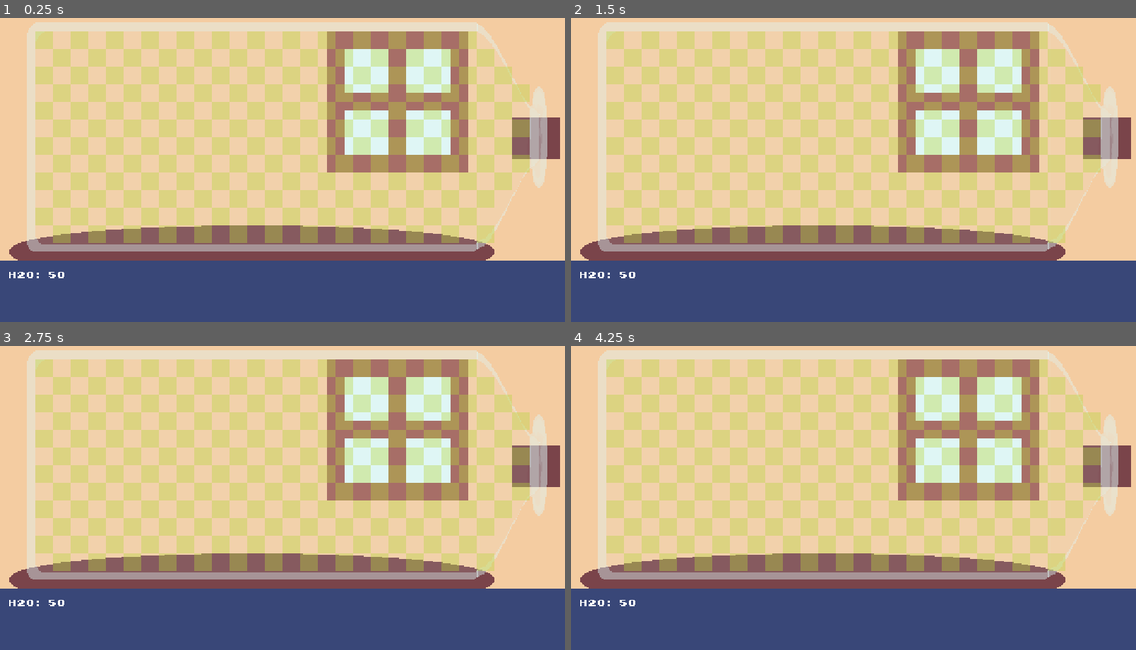
Above: before the commit, frames 1-4 (two rows, left to right).
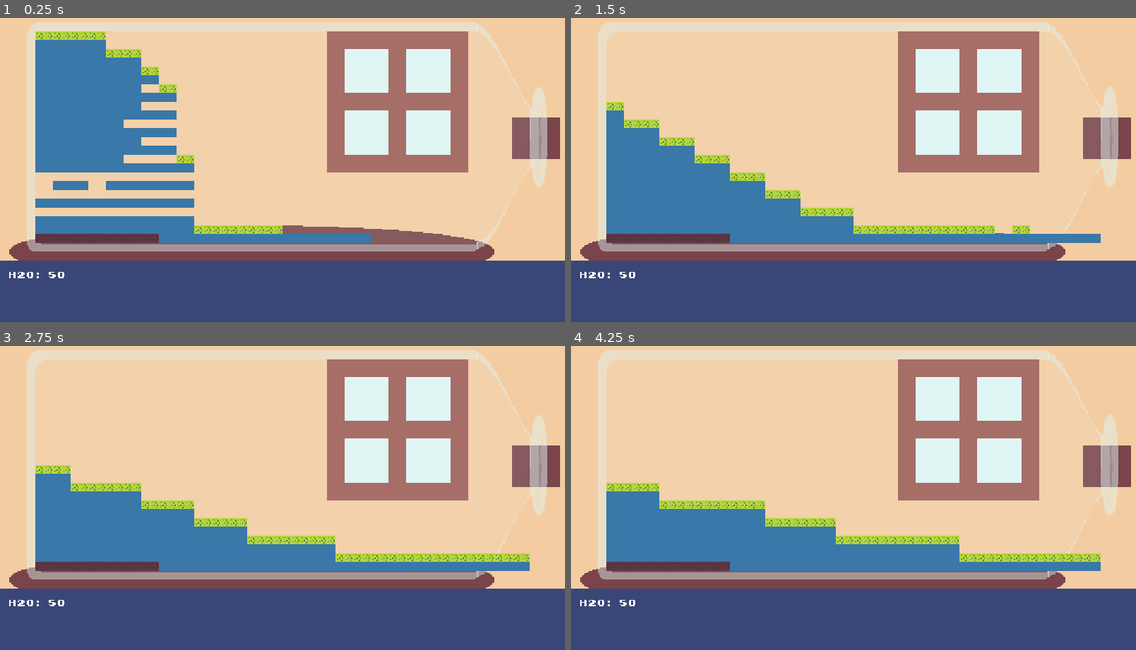
Above: after the commit, the same moments.

Repository: lservant/microverse-manager
Game: Godot game, scene res://main.tscn
Same seed, same stepped clock (60 frames per second), same inputs: the game is played once before the commit and once after it.
Inputs (mouse positions are in pixels of both pictures, inside the frame that each line leads up to):
- Up to frame 1 (0.25 s): no input
- Up to frame 2 (1.5 s): move the mouse to (977, 148) at 0.52 s; click (977, 148) at 0.67 s; move the mouse to (740, 179) at 1.27 s; click (740, 179) at 1.42 s
- Up to frame 3 (2.75 s): move the mouse to (339, 422) at 2.02 s; click (339, 422) at 2.17 s
- Up to frame 4 (4.25 s): move the mouse to (825, 555) at 2.77 s; click (825, 555) at 2.92 s; tap Enter at 3.5 s; move the mouse to (1023, 537) at 3.52 s; click (1023, 537) at 3.67 s

The runs differ from the first frame. In frame 1, 37% of the frame differs, in the area x 6-94%, y 4-75%; in frame 2, 36%; in frame 3, 36%; in frame 4, 36%.

Commit message:
bugfixes and premature optimizations

Diff:
--- a/bottle/bottle_cell.gd
+++ b/bottle/bottle_cell.gd
@@ -9,6 +9,7 @@
 func update_resources() -> void:
   move_water()
   move_nutrients()
+  move_organics()
 
 func move_water() -> void:
   var water = resources.get_resource(ResourcePool.ResourceType.WATER)
@@ -17,7 +18,7 @@
   var was_dropped = false
   if not is_bottom():
     was_dropped = drop_resource(ResourcePool.ResourceType.WATER)
-  if water.amount < 3 or was_dropped:
+  if water.amount < 3:
     return
   spill_resource(ResourcePool.ResourceType.WATER)
 
@@ -37,9 +38,20 @@
   if not is_bottom() and water.amount <= 0:
       was_dropped = drop_resource(ResourcePool.ResourceType.NUTRIENTS)
 
-  if nuts.amount == 0 or was_dropped or was_lifted:
+  if nuts.amount == 0:
     return
   spill_resource(ResourcePool.ResourceType.NUTRIENTS)
+
+func move_organics() -> void:
+  var organics = resources.get_resource(ResourcePool.ResourceType.ORGANICS)
+  if organics.amount == 0:
+    return
+  var was_dropped = false
+  if not is_bottom():
+    was_dropped = drop_resource(ResourcePool.ResourceType.ORGANICS)
+  if organics.amount < 50:
+    return
+  spill_resource(ResourcePool.ResourceType.ORGANICS)
 
 func spill_resource(resource_type: ResourcePool.ResourceType) -> void:
   var rsrc = resources.get_resource(resource_type)
@@ -61,18 +73,18 @@
 
   elif neighbors.left != null:
     var left_rsrc = neighbors.left.resources.get_resource(resource_type)
-    spill_one_side(left_rsrc, rsrc)
+    spill_one_side(left_rsrc, rsrc, neighbors.left)
 
   elif neighbors.right != null:
     var right_rsrc = neighbors.right.resources.get_resource(resource_type)
-    spill_one_side(right_rsrc, rsrc)
-
-func spill_one_side(side_rsrc: ResourceInfo, rsrc: ResourceInfo):
+    spill_one_side(right_rsrc, rsrc, neighbors.right)
+
+func spill_one_side(side_rsrc: ResourceInfo, rsrc: ResourceInfo, neighbor: BottleCell) -> void:
   if side_rsrc.amount < RESOURCE_LIMIT && side_rsrc.amount < rsrc.amount:
     var total: int = side_rsrc.amount + rsrc.amount
     var amount_to_move = total / 2 - side_rsrc.amount
     if amount_to_move <= rsrc.amount:
-      move_resource(rsrc.resource_type, amount_to_move, neighbors.right)
+      move_resource(rsrc.resource_type, amount_to_move, neighbor)
 
 func drop_resource(resource_type: ResourcePool.ResourceType) -> bool:
   var rsrc = resources.get_resource(resource_type)
@@ -149,6 +161,7 @@
   update_resources()
   var water = resources.get_resource(ResourcePool.ResourceType.WATER).amount
   var nutrients = resources.get_resource(ResourcePool.ResourceType.NUTRIENTS).amount
+  var organics = resources.get_resource(ResourcePool.ResourceType.ORGANICS).amount
   var tiles = {
     "tl": ResourcePool.ResourceType.VACCUUM,
     "tr": ResourcePool.ResourceType.VACCUUM,
@@ -169,6 +182,9 @@
     print(self, resources)
     tiles["tl"] = ResourcePool.ResourceType.NUTRIENTS
     tiles["tr"] = ResourcePool.ResourceType.NUTRIENTS
+  if organics > 0:
+    tiles["bl"] = ResourcePool.ResourceType.ORGANICS
+    tiles["br"] = ResourcePool.ResourceType.ORGANICS
 
   tile_requested_update.emit(_tiles.top_left, tiles["tl"])
   tile_requested_update.emit(_tiles.top_right, tiles["tr"])
--- a/bottle/bottle_grid.gd
+++ b/bottle/bottle_grid.gd
@@ -28,12 +28,13 @@
       cell.tile_requested_update.connect(_on_tile_requested_update)
 
 func debug_resources(cell):
-  if cell.cell_coords.x != 1:
+  if cell.cell_coords.x > 5:
     return
-  if cell.cell_coords.y < 5:
+  if cell.cell_coords.y < 10:
     cell.resources.set_resource(ResourcePool.ResourceType.WATER, 100)
   if cell.cell_coords.y == 5:
     cell.resources.set_resource(ResourcePool.ResourceType.NUTRIENTS, 75)
+    cell.resources.set_resource(ResourcePool.ResourceType.ORGANICS, 50)
 
 func _input(event):
   debug_mouseclick(event)
@@ -71,10 +72,11 @@
     ResourcePool.ResourceType.WATER: Vector2i(0, 0),
     ResourcePool.ResourceType.VACCUUM: Vector2i(-1, -1),
     ResourcePool.ResourceType.NUTRIENTS: Vector2i(4, 0),
+    ResourcePool.ResourceType.ORGANICS: Vector2i(6, 0),
   }
   self.set_cell(tile_pos, tile_set.get_source_id(0), atlas_coords[resource])
 
 func _on_sim_timer_timeout() -> void:
-  pass
-  # print("tick")
-  # update_cells()
+  # pass
+  print("tick")
+  update_cells()
--- a/bottle/bottle_scene.tscn
+++ b/bottle/bottle_scene.tscn
@@ -50,9 +50,11 @@
 resource_manager = NodePath("../ResourceManager")
 
 [node name="SimTimer" type="Timer" parent="BottleGrid"]
+wait_time = 0.1
 autostart = true
 
 [node name="DebugGrid" type="TileMapLayer" parent="."]
+visible = false
 modulate = Color(1, 1, 1, 0.376471)
 tile_map_data = PackedByteArray("AAAEAAMAAAACAAAAAAAEAAQAAAACAAAAAAAFAAMAAAACAAAAAAAFAAQAAAACAAAAAAAGAAUAAAACAAAAAAAGAA …(10352 unchanged characters)…
 tile_set = SubResource("TileSet_i7kcd")
